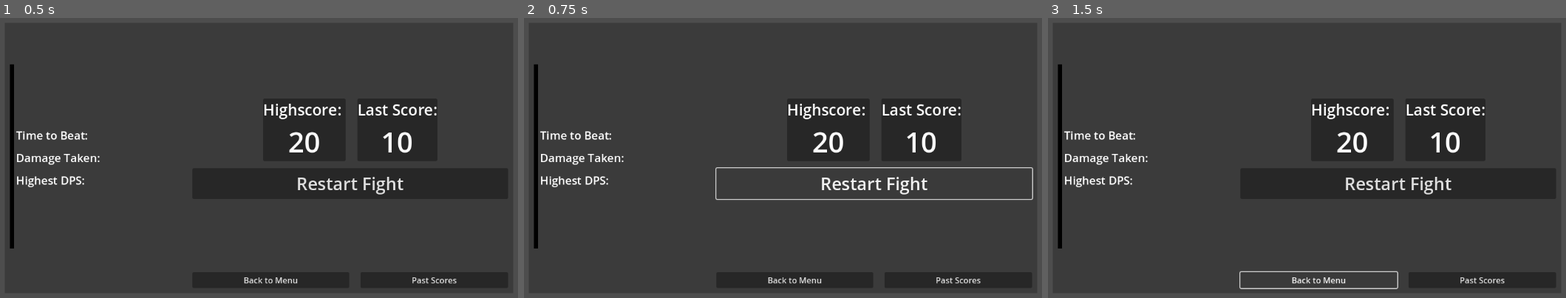
Above: before the commit, frames 1-3 (left to right).
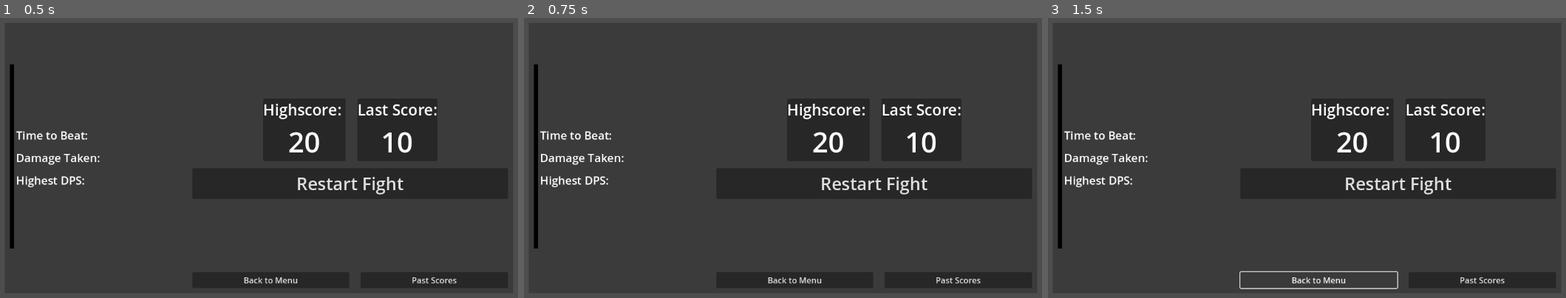
Above: after the commit, the same moments.

Repository: EroAxe/Golem-Rush
Game: Godot game, scene res://UI/Death_Screen.tscn
The game is run twice, just before and just after one commit, with the same random seed, the same clock (stepped at 60 frames per second) and the same inputs. The project has no main scene, so this scene is started directly.
Inputs (mouse positions are in pixels of both pictures, inside the frame that each line leads up to):
- Up to frame 1 (0.5 s): no input
- Up to frame 2 (0.75 s): click (876, 183) at 0.5 s, where only the run after the commit has a clickable "Restart Fight"
- Up to frame 3 (1.5 s): click (1317, 281) at 1.25 s, where only the run after the commit has a clickable "Back to Menu"

Frame 1 is identical in both runs. In frame 2, 0.7% of the frame differs, in the area x 36-99%, y 53-66%; in frame 3, nothing differs.
Error after the commit: Invalid assignment of property or key 'paused' with value of type 'bool' on a base object of type 'null instance'. (res://UI/Scripts/Death_Screen.gd:23)

Commit message:
Patched Death Screen Freezing the Game

Diff:
--- a/UI/Death_Screen.tscn
+++ b/UI/Death_Screen.tscn
@@ -12,6 +12,7 @@
 vertical = true
 
 [node name="Death_Screen" type="MarginContainer"]
+process_mode = 3
 anchors_preset = 15
 anchor_right = 1.0
 anchor_bottom = 1.0
--- a/UI/Scripts/Death_Screen.gd
+++ b/UI/Scripts/Death_Screen.gd
@@ -20,11 +20,13 @@
 func restart_fight():
 
 	get_tree().reload_current_scene()
+	get_tree().paused = false
 
 
 func return_to_menu():
 
 	get_tree().change_scene_to_file("Menu")
+	get_tree().paused = false
 
 
 func display_scores():
